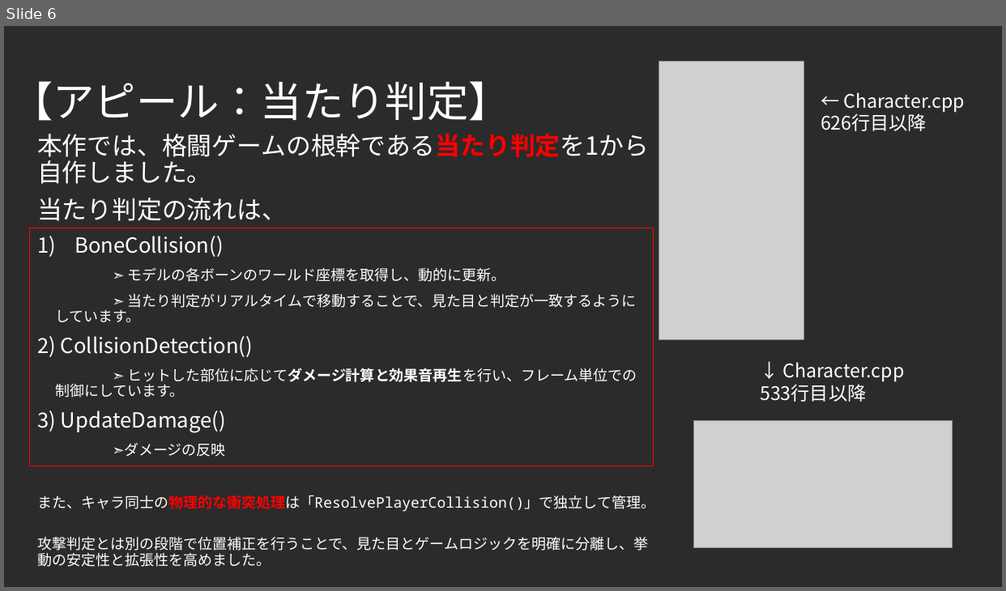
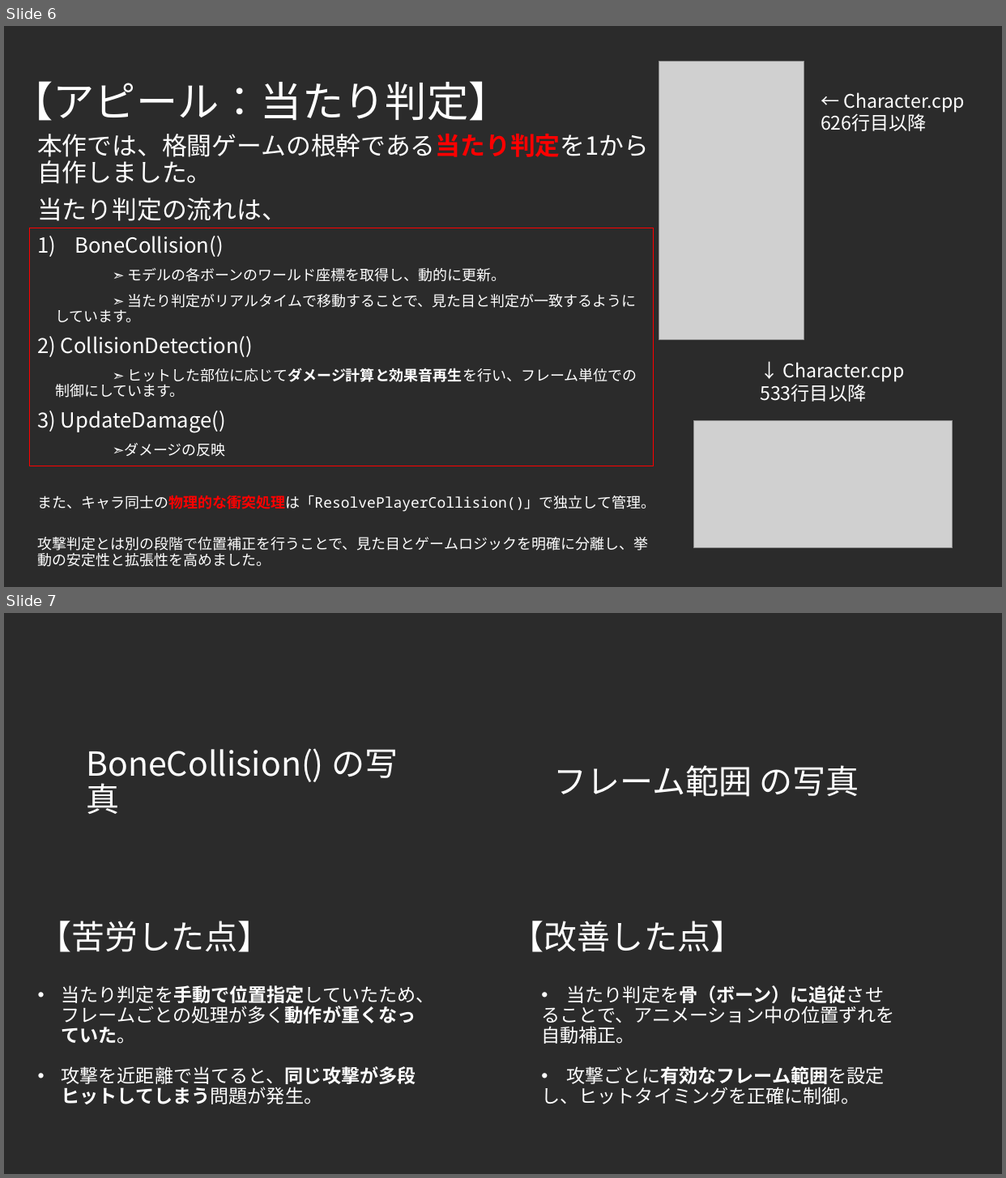
Before and after one commit to F0402Nishi/FightingGame, a slide deck: 仕様書.pptx. Shown one above the other, each under a label of ours: slide 6 before the commit, slides 6 and 7 after it. The pictures are 1006x591 and 1006x1178 pixels, drawn with LibreOffice and Linux fonts; fonts in the diff are those of the drawing; grey boxes stand for pictures; background and template pictures are left out; a plain dark background stands for a picture behind light text. Boxes give left, top, right and bottom in pixels: in the first picture for what was removed or moved away, otherwise in the second. Text is boxed around its words. In the diff, an @@ line names an element or a change of style, - is before the commit and + after.

```diff
--- a/仕様書.pptx
+++ b/仕様書.pptx
@@ slide 7 added at box(4, 613, 1002, 1174), background picture (left out) @@
@@ text added at box(86, 748, 398, 814), 32 pt, text #FFFFFF @@
+BoneCollision() の写真
@@ text added at box(553, 765, 859, 797), 32 pt, text #FFFFFF @@
+フレーム範囲 の写真
@@ title added at box(38, 921, 271, 952), 32 pt, text #FFFFFF @@
+【苦労した点】
@@ text added at box(511, 921, 744, 952), 32 pt, text #FFFFFF @@
+【改善した点】
@@ text added at box(62, 986, 435, 1105), 18 pt, text #FFFFFF @@
+• 当たり判定を手動で位置指定していたため、フレームごとの処理が多く動作が重くなっていた。
+• 攻撃を近距離で当てると、同じ攻撃が多段ヒットしてしまう問題が発生。
@@ text added at box(541, 986, 894, 1105), 18 pt, text #FFFFFF @@
+• 当たり判定を骨（ボーン）に追従させることで、アニメーション中の位置ずれを自動補正。
+• 攻撃ごとに有効なフレーム範囲を設定し、ヒットタイミングを正確に制御。
```
Also in this commit, not shown: 1 slide changed, 2 other slides added, 5 slides removed.
